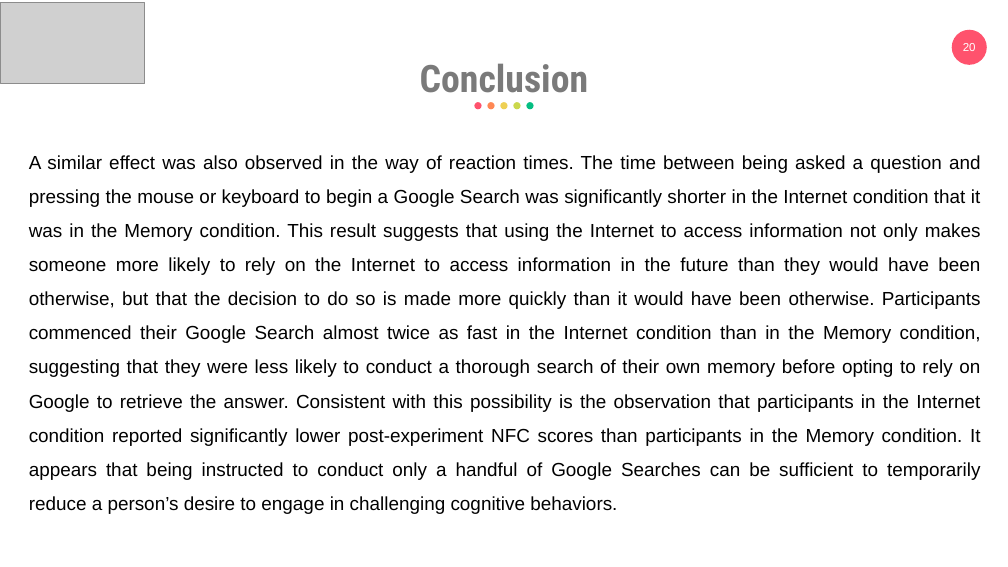
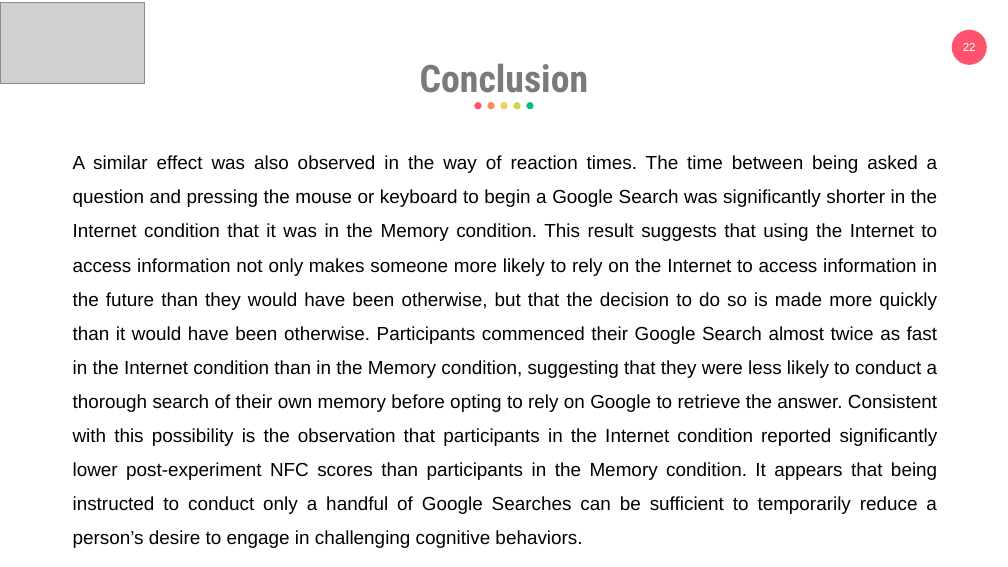
Before and after one commit to eemintz/ResearchML, a slide deck: slide 22 of PresentationEliyahuMintz.pptx (slide 20 before the commit). Drawn at 1008x567 pixels with LibreOffice and Linux fonts; fonts in the diff are those of the drawing; grey boxes stand for pictures. Boxes give left, top, right and bottom in pixels: in the first picture for what was removed or moved away, otherwise in the second. Text is boxed around its words. In the diff, an @@ line names an element or a change of style, - is before the commit and + after.

```diff
--- a/PresentationEliyahuMintz.pptx
+++ b/PresentationEliyahuMintz.pptx
@@ page number at [963,43,976,51]: text changed @@
-20
+22
@@ text "A similar effect was also ..." rewrapped from [29,155,981,514] to [73,155,938,548] @@
```
Also in this commit, not shown: 4 other slides changed, 3 slides added, 2 slides removed.
